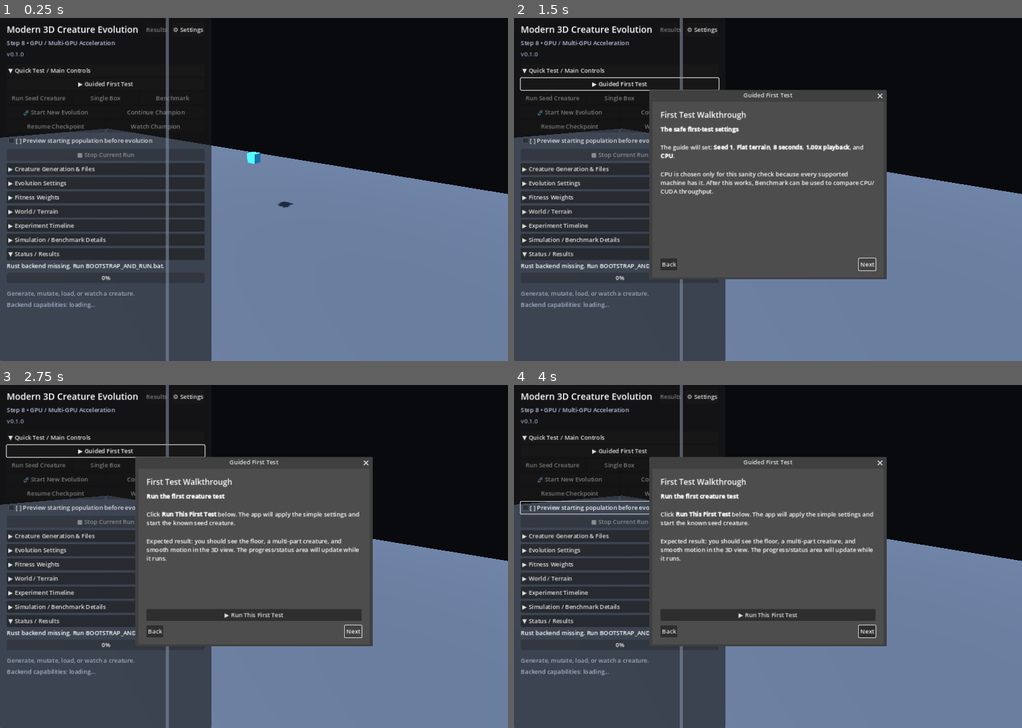
Above: before the commit, frames 1-4 (two rows, left to right).
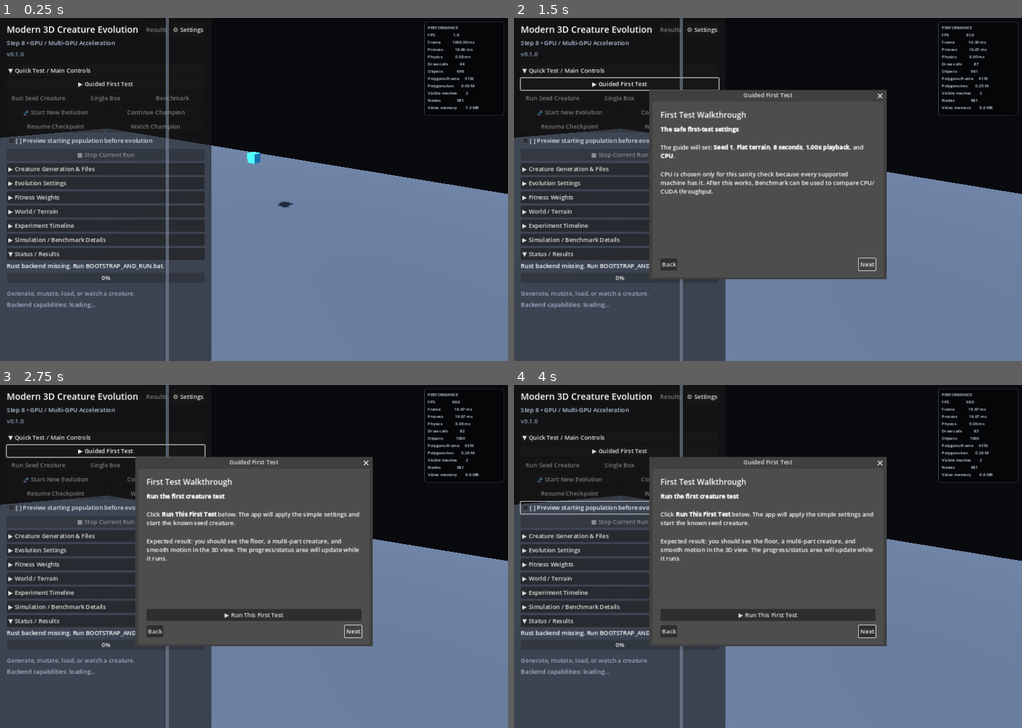
Above: after the commit, the same moments.

Repository: Quest79/Modern-3D-Creature-Evolution
Game: Godot game, scene res://main.tscn
Two runs of this game, one before a commit and one after it. Both use one fixed random seed, a clock stepped at 60 frames per second and the inputs below.
Inputs:
- Up to frame 1 (0.25 s): no input
- Up to frame 2 (1.5 s): click "▶ Guided First Test" at 0.5 s; click "Next" at 1.25 s
- Up to frame 3 (2.75 s): click "Next" at 2 s
- Up to frame 4 (4 s): click "[ ] Preview starting populati…" at 2.75 s; click "[X] Preview starting populati…" at 3.5 s

The runs differ from the first frame. In frame 1, 0.6% of the frame differs, in the area x 83-100%, y 1-29%; in frame 2, 0.6%; in frame 3, 0.6%; in frame 4, 0.6%.

Commit message:
Add 10 Hz performance HUD

Diff:
--- a/apps/godot/main.gd
+++ b/apps/godot/main.gd
@@ -98,6 +98,9 @@
 var _metrics: RichTextLabel
 var _capabilities_label: Label
 var _hud_panel: PanelContainer
+var _performance_panel: PanelContainer
+var _performance_label: Label
+var _performance_update_accumulator := 0.0
 var _title_label: Label
 var _version_label: Label
 var _section_headings: Array[Label] = []
@@ -303,6 +306,11 @@
 func _process(delta: float) -> void:
     _update_camera_movement(delta)
 
+    _performance_update_accumulator += delta
+    if _performance_update_accumulator >= 0.1:
+        _performance_update_accumulator = fmod(_performance_update_accumulator, 0.1)
+        _update_performance_hud()
+
     if _udp == null:
         return
 
@@ -584,6 +592,36 @@
     _hud_resize_handle.gui_input.connect(_on_hud_resize_input)
     layer.add_child(_hud_resize_handle)
 
+    _performance_panel = PanelContainer.new()
+    _performance_panel.mouse_filter = Control.MOUSE_FILTER_IGNORE
+    _performance_panel.set_anchors_preset(Control.PRESET_TOP_RIGHT)
+    _performance_panel.offset_left = -224.0
+    _performance_panel.offset_top = 10.0
+    _performance_panel.offset_right = -10.0
+    _performance_panel.offset_bottom = 160.0
+
+    var performance_style := StyleBoxFlat.new()
+    performance_style.bg_color = Color(0.018, 0.022, 0.030, 0.86)
+    performance_style.border_color = Color(0.32, 0.36, 0.44, 0.70)
+    performance_style.set_border_width_all(1)
+    performance_style.set_corner_radius_all(5)
+    performance_style.content_margin_left = 9.0
+    performance_style.content_margin_right = 9.0
+    performance_style.content_margin_top = 7.0
+    performance_style.content_margin_bottom = 7.0
+    _performance_panel.add_theme_stylebox_override("panel", performance_style)
+    layer.add_child(_performance_panel)
+
+    _performance_label = Label.new()
+    _performance_label.mouse_filter = Control.MOUSE_FILTER_IGNORE
+    _performance_label.horizontal_alignment = HORIZONTAL_ALIGNMENT_LEFT
+    _performance_label.vertical_alignment = VERTICAL_ALIGNMENT_TOP
+    _performance_label.add_theme_font_size_override("font_size", 11)
+    _performance_label.modulate = Color(0.84, 0.88, 0.94)
+    _performance_label.text = "PERFORMANCE\ninitializing..."
+    _performance_panel.add_child(_performance_label)
+    _update_performance_hud()
+
     var margin := MarginContainer.new()
     margin.add_theme_constant_override("margin_left", 18)
     margin.add_theme_constant_override("margin_right", 18)
@@ -3430,6 +3468,66 @@
         _mouse_sensitivity_degrees
     )
     config.save(_settings_path())
+
+
+func _performance_monitor_value(monitor: int) -> float:
+    return float(Performance.get_monitor(monitor))
+
+
+func _performance_mb(bytes_value: float) -> float:
+    return bytes_value / (1024.0 * 1024.0)
+
+
+func _visible_segment_count() -> int:
+    return (
+        _world_meshes.size()
+        + _creature_meshes.size()
+        + _population_preview_meshes.size()
+        + (1 if is_instance_valid(_probe_mesh) and _probe_mesh.visible else 0)
+    )
+
+
+func _update_performance_hud() -> void:
+    if not is_instance_valid(_performance_label):
+        return
+
+    var fps := float(Engine.get_frames_per_second())
+    var frame_ms := 1000.0 / fps if fps > 0.0 else 0.0
+    var process_ms := (
+        _performance_monitor_value(Performance.TIME_PROCESS) * 1000.0
+    )
+    var physics_ms := (
+        _performance_monitor_value(Performance.TIME_PHYSICS_PROCESS) * 1000.0
+    )
+    var draw_calls := int(
+        _performance_monitor_value(Performance.RENDER_TOTAL_DRAW_CALLS_IN_FRAME)
+    )
+    var objects := int(
+        _performance_monitor_value(Performance.RENDER_TOTAL_OBJECTS_IN_FRAME)
+    )
+    var primitives := int(
+        _performance_monitor_value(Performance.RENDER_TOTAL_PRIMITIVES_IN_FRAME)
+    )
+    var primitives_per_second := float(primitives) * fps
+    var nodes := int(_performance_monitor_value(Performance.OBJECT_NODE_COUNT))
+    var video_memory_mb := _performance_mb(
+        _performance_monitor_value(Performance.RENDER_VIDEO_MEM_USED)
+    )
+
+    _performance_label.text = (
+        "PERFORMANCE\n"
+        + "FPS             %7.1f\n" % fps
+        + "Frame           %7.2f ms\n" % frame_ms
+        + "Process         %7.2f ms\n" % process_ms
+        + "Physics         %7.2f ms\n" % physics_ms
+        + "Draw calls      %7d\n" % draw_calls
+        + "Objects         %7d\n" % objects
+        + "Polygons/frame  %7d\n" % primitives
+        + "Polygons/sec    %7.2f M\n" % (primitives_per_second / 1000000.0)
+        + "Visible meshes  %7d\n" % _visible_segment_count()
+        + "Nodes           %7d\n" % nodes
+        + "Video memory    %7.1f MB" % video_memory_mb
+    )
 
 
 func _update_layout() -> void:
